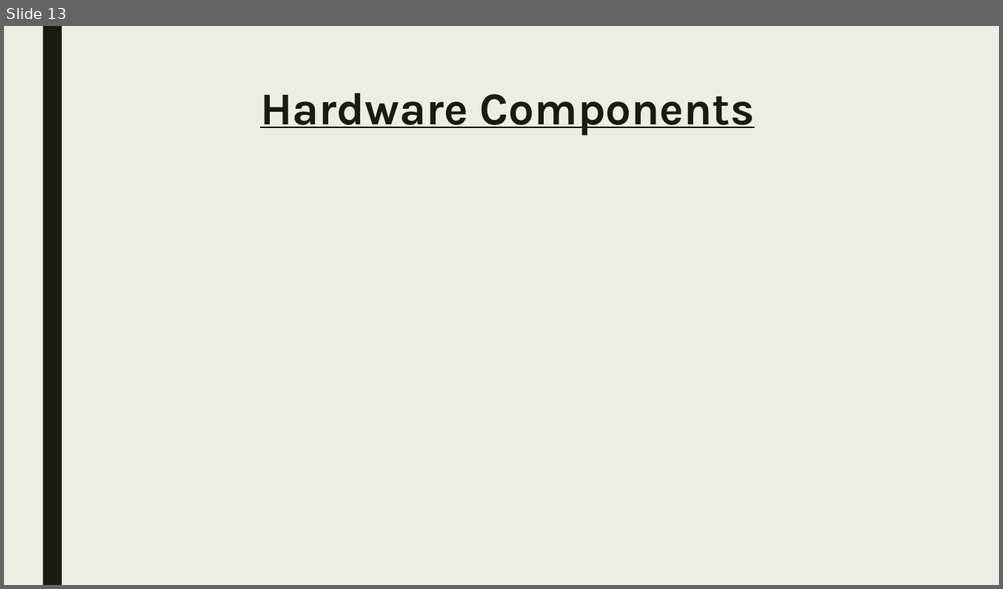
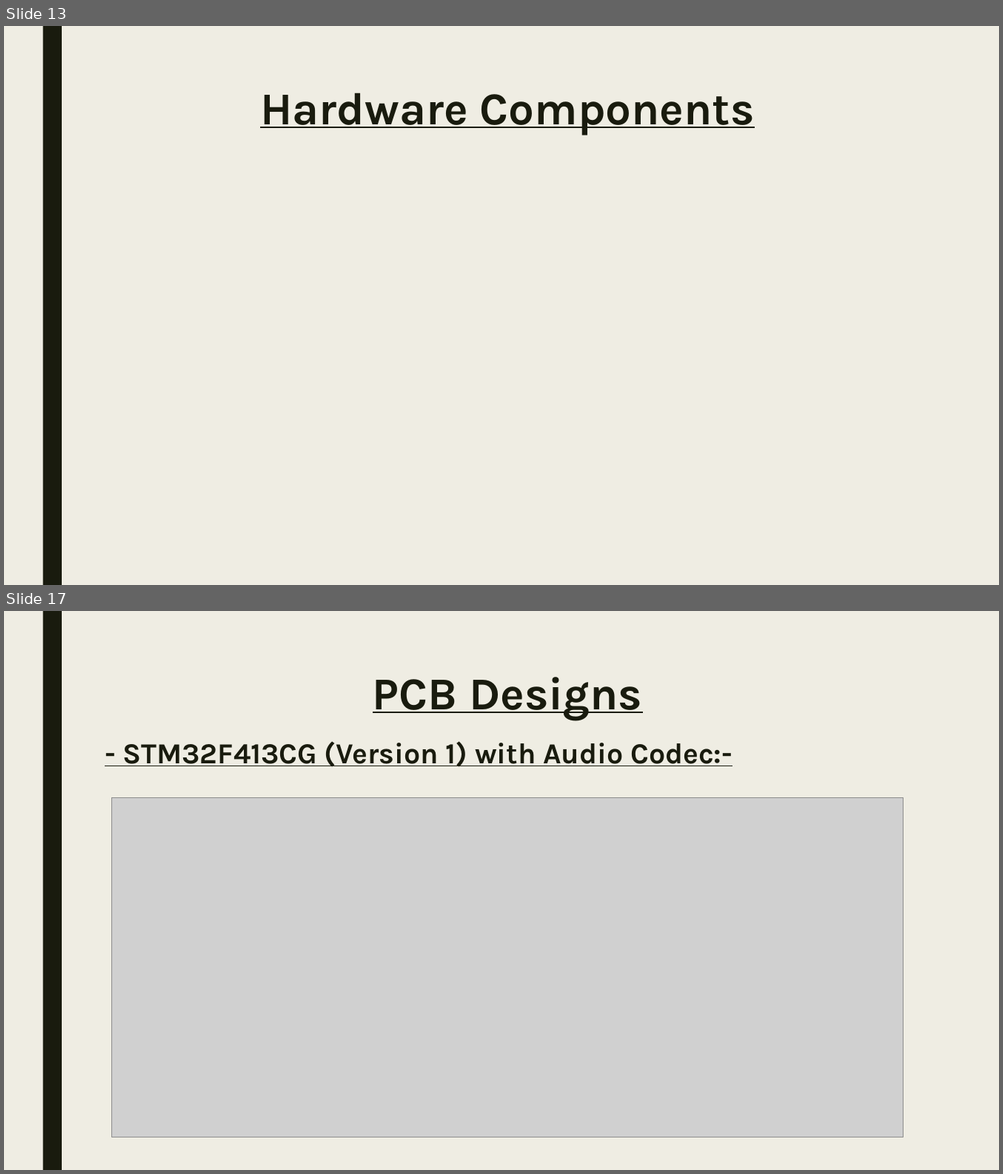
Before and after one commit to hananabilabd/Real-time-STM32-MEMS-MIC-Audio-Playback-DSP, a slide deck: Presentation.pptx. Shown one above the other, each under a label of ours: slide 13 before the commit, slides 13 and 17 after it; the slides between them are not shown. The pictures are 1003x589 and 1003x1174 pixels, drawn with LibreOffice and Linux fonts; fonts in the diff are those of the drawing; grey boxes stand for pictures. Boxes give left, top, right and bottom in pixels: in the first picture for what was removed or moved away, otherwise in the second. Text is boxed around its words. In the diff, an @@ line names an element or a change of style, - is before the commit and + after.

```diff
--- a/Presentation.pptx
+++ b/Presentation.pptx
@@ slide 17 added at (4,611,999,1170), background #EFEDE3; not listed: 1 template element that a slide beside it also shows @@
@@ title added at (373,677,642,721), 44 pt, text #191B0E, bold, underline @@
+PCB Designs
@@ text added at (123,741,732,767), 28 pt, text #191B0E, bold, underline @@
+- STM32F413CG (Version 1) with Audio Codec:-
@@ picture added at (112,797,903,1137) @@
```
Also in this commit, not shown: 3 slides changed, 6 other slides added, 4 slides removed, 1 other file.
